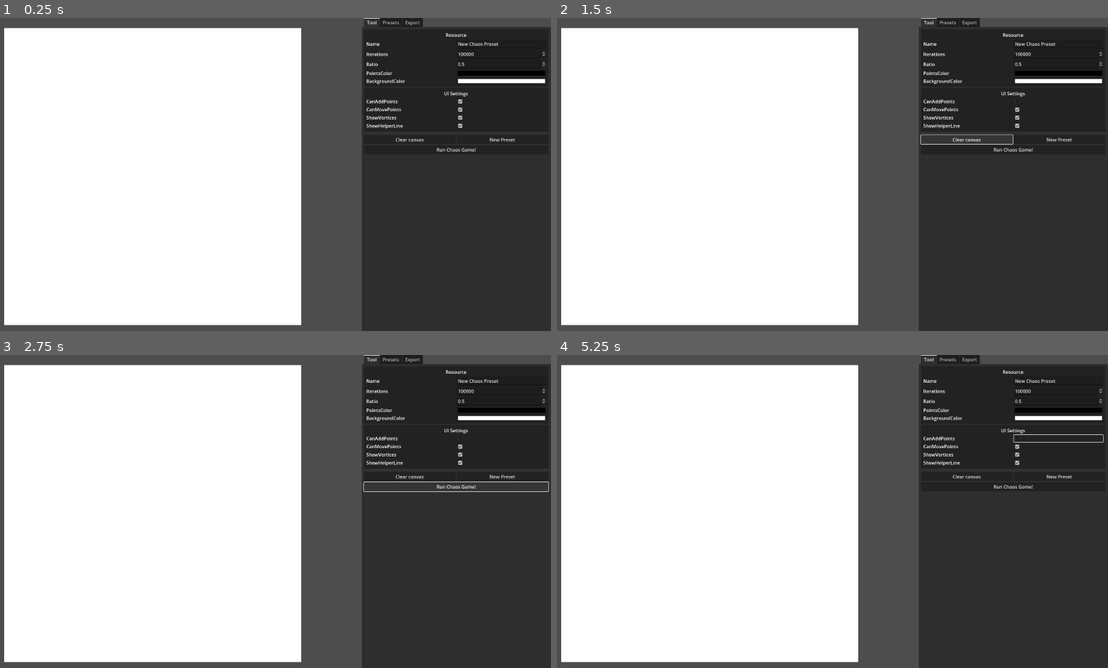
Above: before the commit, frames 1-4 (two rows, left to right).
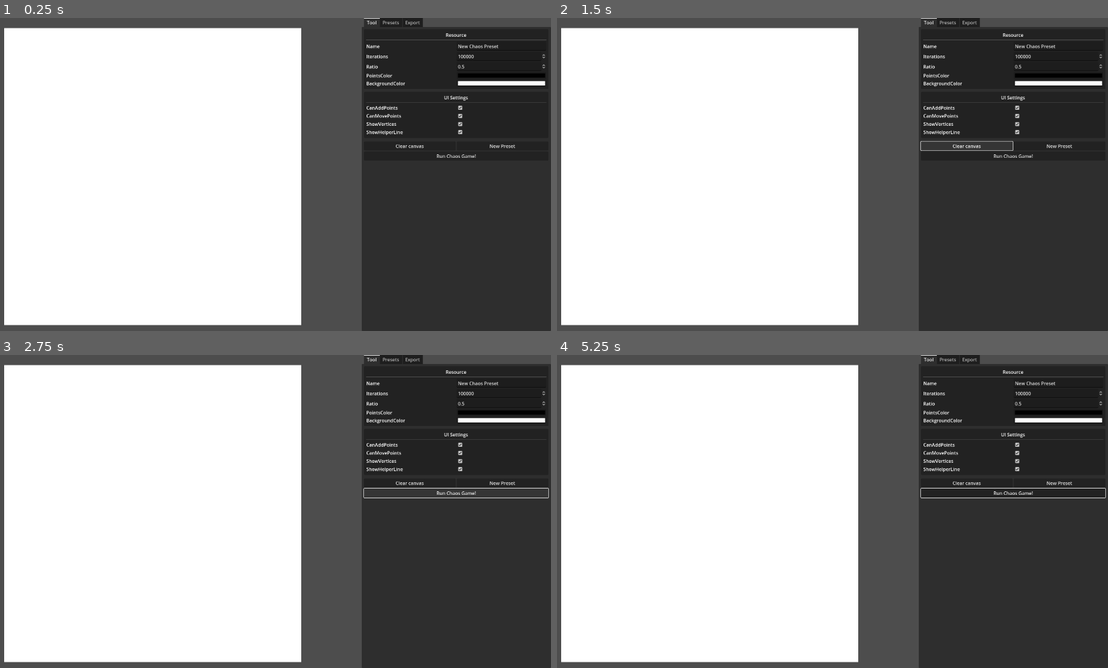
Above: after the commit, the same moments.

Repository: VojtaStruhar/chaos-game
Game: Godot game, scene res://main.tscn
Two runs of this game, one before a commit and one after it. Both use one fixed random seed, a clock stepped at 60 frames per second and the inputs below.
Inputs (mouse positions are in pixels of both pictures, inside the frame that each line leads up to):
- Up to frame 1 (0.25 s): no input
- Up to frame 2 (1.5 s): click (1058, 102) at 0.52 s; click "Clear canvas" at 1.25 s
- Up to frame 3 (2.75 s): click "Run Chaos Game!" at 2 s
- Up to frame 4 (5.25 s): click (1058, 439) at 2.77 s; click "Clear canvas" at 3.5 s; click "Run Chaos Game!" at 4.25 s; click (1058, 439) at 5.02 s

The runs differ from the first frame. In frame 1, 1.7% of the frame differs, in the area x 66-100%, y 6-45%; in frame 2, 1.9%; in frame 3, 2.0%, in the area x 65-100%, y 6-46%; in frame 4, 1.9%.

Commit message:
Minor tweaks
Better removal of the property panels - same names caused name collisions and weird titles

Diff:
--- a/main.tscn
+++ b/main.tscn
@@ -43,6 +43,7 @@
 
 [node name="PropertiesContainer" type="VBoxContainer" parent="CanvasLayer/SidePanel/TabContainer/Tool/VBoxContainer"]
 layout_mode = 2
+theme_override_constants/separation = 10
 
 [node name="HSeparator2" type="HSeparator" parent="CanvasLayer/SidePanel/TabContainer/Tool/VBoxContainer"]
 layout_mode = 2
--- a/property_fields/group_panel.tscn
+++ b/property_fields/group_panel.tscn
@@ -31,3 +31,6 @@
 layout_mode = 2
 text = "Group name"
 horizontal_alignment = 1
+
+[node name="HSeparator" type="HSeparator" parent="MarginContainer/VBoxContainer"]
+layout_mode = 2
--- a/tool_panel.gd
+++ b/tool_panel.gd
@@ -18,6 +18,7 @@
 func build_ui():
 
 	for child in properties_container.get_children():
+		properties_container.remove_child(child)
 		child.queue_free()
 
 	var properties_target: Control = properties_container
@@ -25,16 +26,17 @@
 	var props = preset.get_property_list()
 
 	for prop in props:
-		# This is an exported variable
 		var prop_usage = prop["usage"]
+
+		# This is a shadow property indicating the start of a group.
+		# Put all following fields into a special panel.
 		if prop_usage & PROPERTY_USAGE_GROUP:
-			print(prop["name"], " - ", type_string(prop["type"]), "; ", prop)
 			properties_target = GROUP_PANEL.instantiate()
 			properties_target.name = prop["name"]
 			properties_container.add_child(properties_target)
 			continue
 
-
+		# This is a custom exported variable - that's what we want
 		if prop_usage & PROPERTY_USAGE_EDITOR and prop_usage & PROPERTY_USAGE_SCRIPT_VARIABLE:
 			var prop_type = prop["type"]
 			var field_node = null
